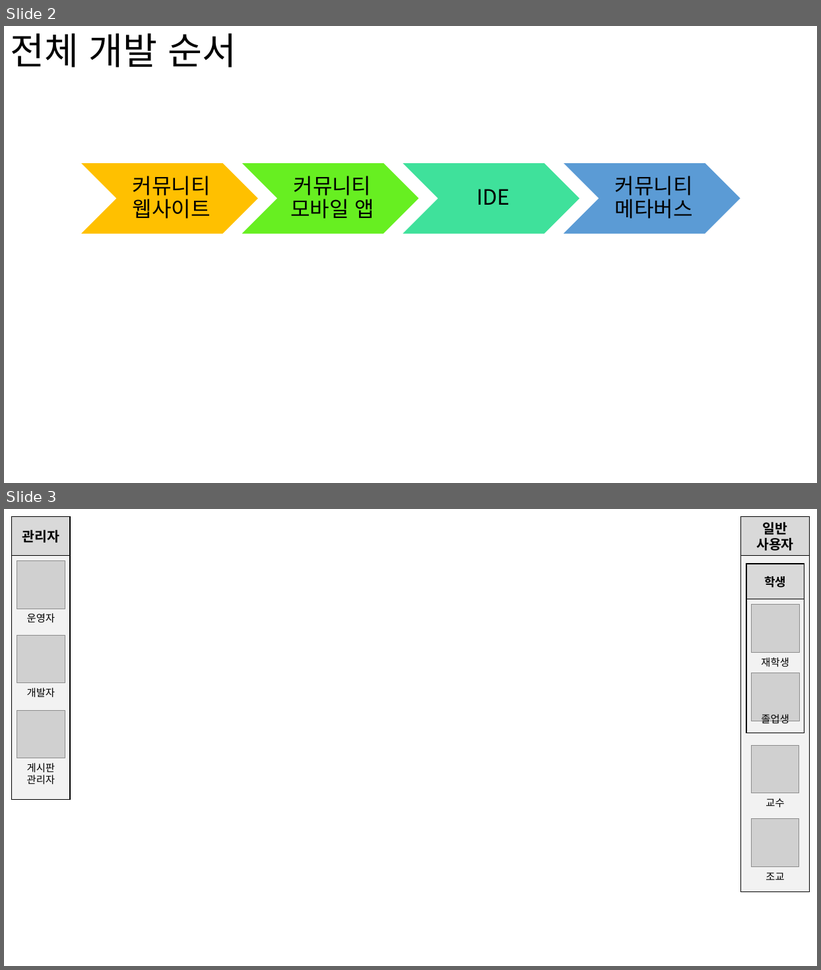
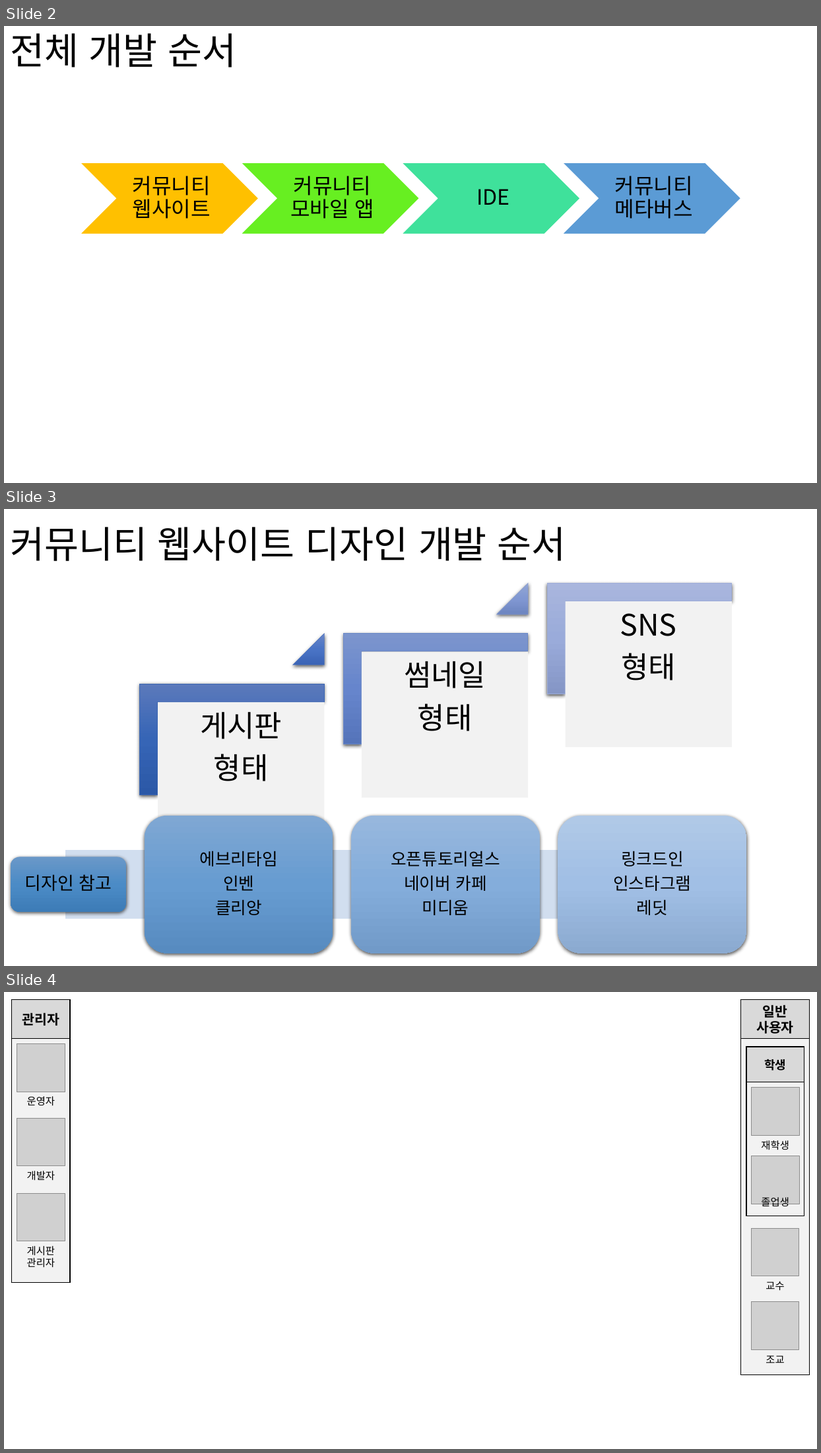
Before and after one commit to kkevin811015/MyDepartmentArchive, a slide deck: Documents/Requirements/service_order_client/raw/학과 커뮤니티 웹사이트 및 모바일 앱 개발 시스템 구성도.pptx. Shown one above the other, each under a label of ours: slides 2 and 3 before the commit, slides 2, 3 and 4 after it. The pictures are 821x970 and 821x1453 pixels, drawn with LibreOffice and Linux fonts; fonts in the diff are those of the drawing; grey boxes stand for pictures. Boxes give left, top, right and bottom in pixels: in the first picture for what was removed or moved away, otherwise in the second. Text is boxed around its words. In the diff, an @@ line names an element or a change of style, - is before the commit and + after.

Commit message:
RFP 시스템 구성도 v0.2.1 [2023-01-28 20:31]

```diff
--- a/Documents/Requirements/service_order_client/raw/학과 커뮤니티 웹사이트 및 모바일 앱 개발 시스템 구성도.pptx
+++ b/Documents/Requirements/service_order_client/raw/학과 커뮤니티 웹사이트 및 모바일 앱 개발 시스템 구성도.pptx
@@ slide 3 added at (x1=4, y1=509, x2=817, y2=966), background #FFFFFF @@
@@ title added at (x1=10, y1=527, x2=566, y2=561), 44 pt, text #000000 @@
+커뮤니티 웹사이트 디자인 개발 순서
@@ group added at (x1=140, y1=583, x2=733, y2=848): 3 corners, 3 rectangles, 3 texts, 2 triangles @@
+게시판
+형태
+썸네일
+형태
+SNS
+형태
@@ group added at (x1=11, y1=816, x2=748, y2=954): 4 rounded rectangles, 4 texts, 1 right arrow @@
+디자인 참고
+에브리타임
+인벤
+클리앙
+오픈튜토리얼스
+네이버 카페
+미디움
+링크드인
+인스타그램
+레딧
@@ what was slide 3 is now slide 4 @@
```
